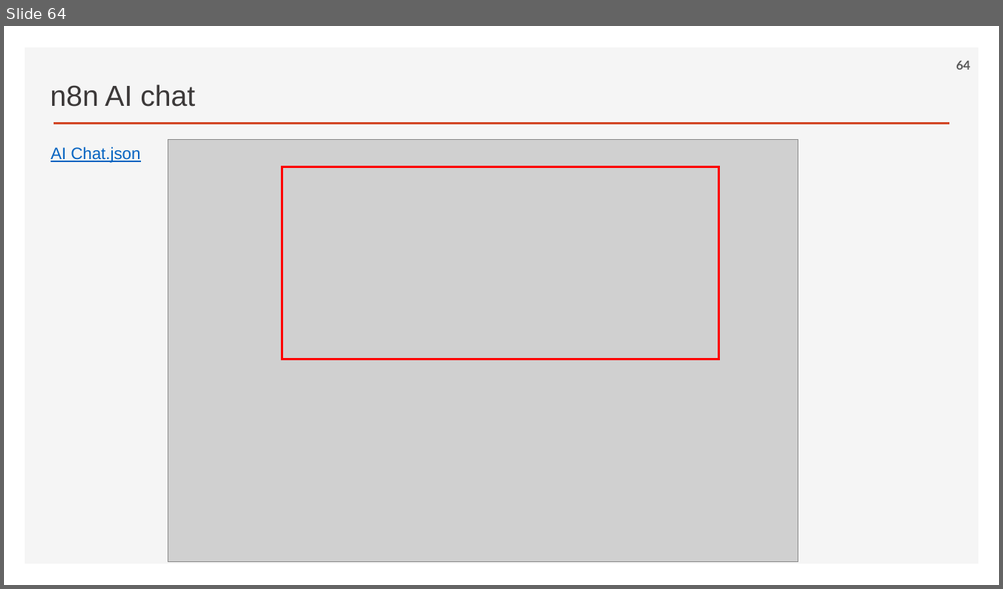
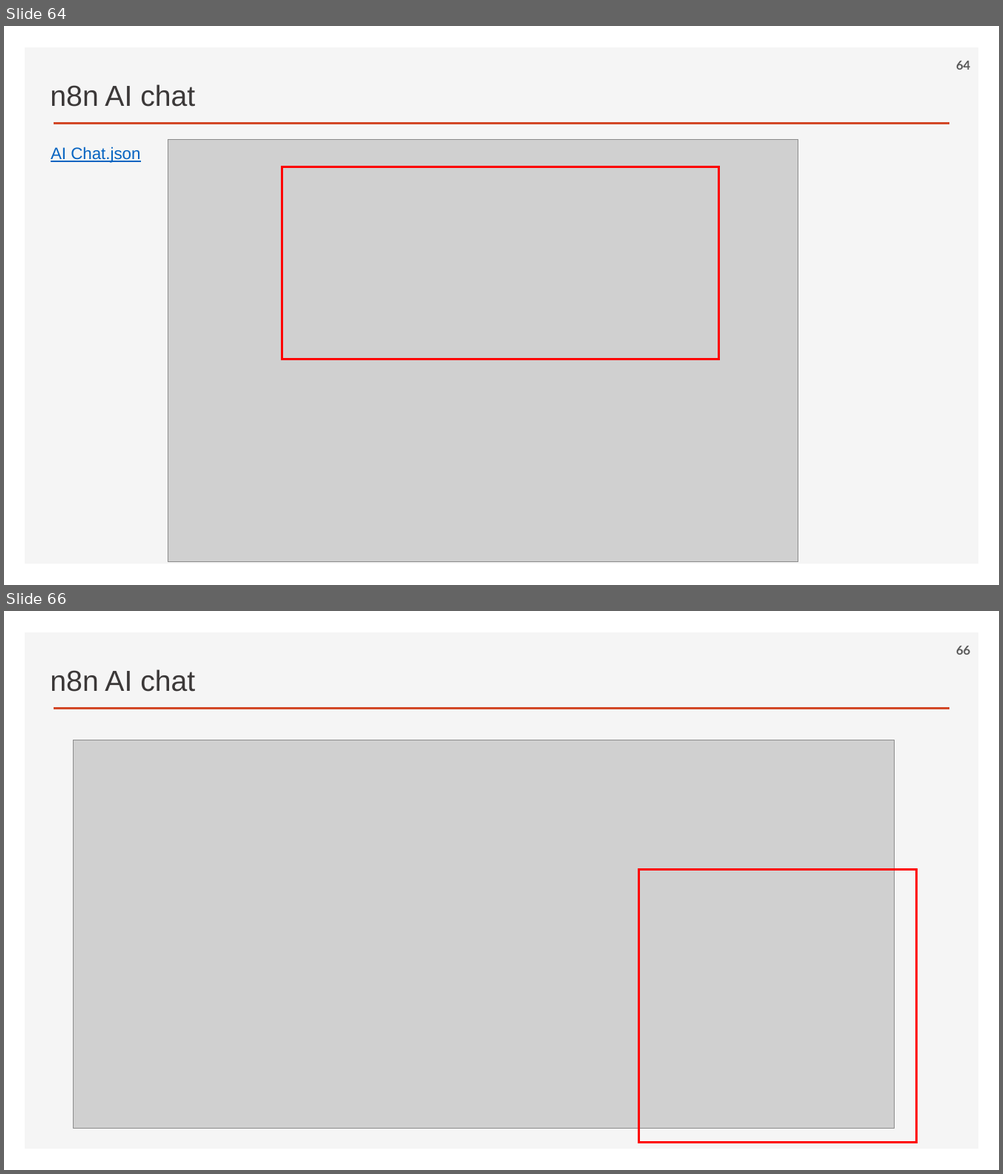
Before and after one commit to ancestor9/2026_Fall_AI-Workflow, a slide deck: PPTs/02_AI Workflow_n8n.pptx. Shown one above the other, each under a label of ours: slide 64 before the commit, slides 64 and 66 after it; the slides between them are not shown. The pictures are 1003x589 and 1003x1174 pixels, drawn with LibreOffice and Linux fonts; fonts in the diff are those of the drawing; grey boxes stand for pictures; background and template pictures are left out. Boxes give left, top, right and bottom in pixels: in the first picture for what was removed or moved away, otherwise in the second. Text is boxed around its words. In the diff, an @@ line names an element or a change of style, - is before the commit and + after.

```diff
--- a/PPTs/02_AI Workflow_n8n.pptx
+++ b/PPTs/02_AI Workflow_n8n.pptx
@@ slide 66 added at (x1=4, y1=611, x2=999, y2=1170), background #FFFFFF; not listed: 2 template elements that a slide beside it also shows @@
@@ page number added at (x1=956, y1=646, x2=970, y2=655), 12 pt, text #595959, bold @@
+66
@@ text added at (x1=50, y1=669, x2=195, y2=692), 28 pt, text #3B3838 @@
+n8n AI chat
@@ picture added at (x1=74, y1=740, x2=894, y2=1129) @@
@@ rectangle added at (x1=639, y1=869, x2=916, y2=1143), outline #FF0000 2.25 pt @@
```
Also in this commit, not shown: 1 slide changed, 4 other slides added.
